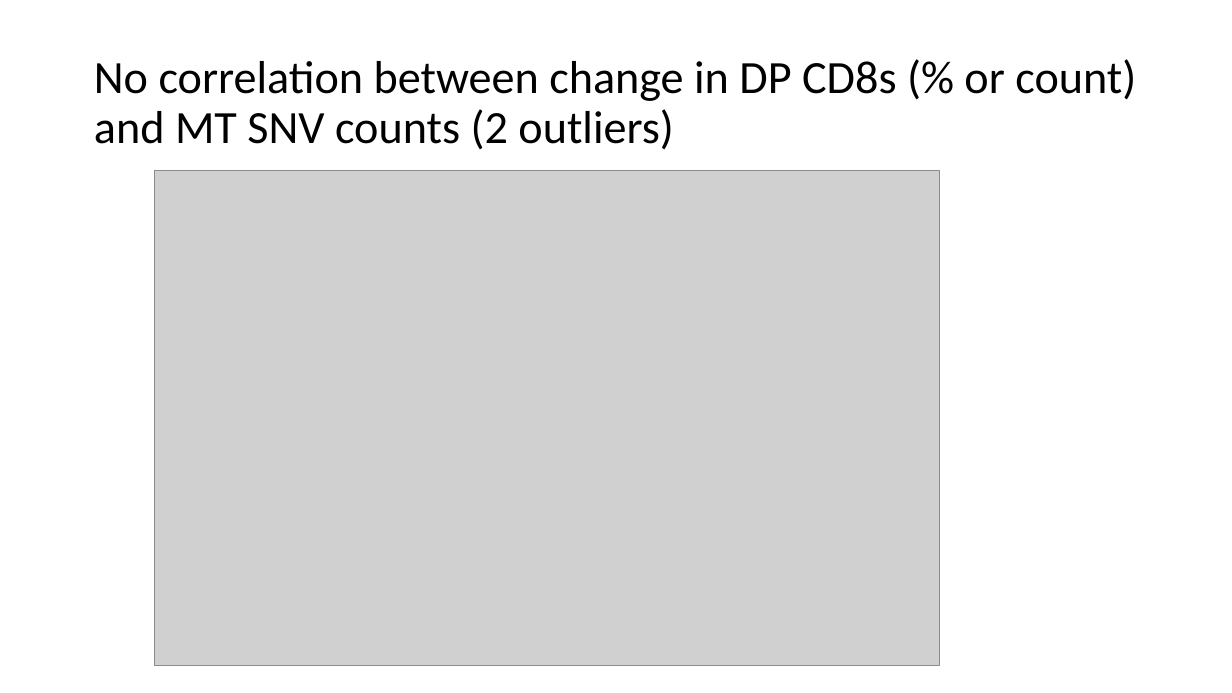
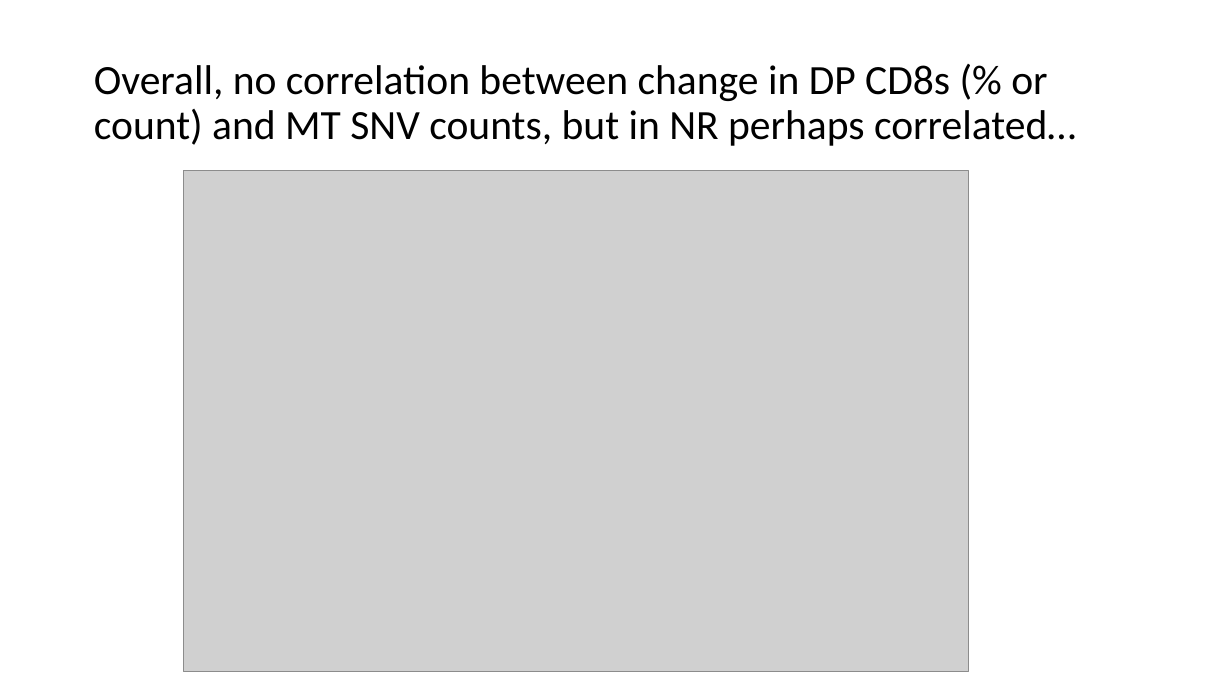
Before and after one commit to tybottorff/bottorffdocs, a slide deck: slide 4 of presentations/weekly_meetings/9_12_24.pptx (slide 3 before the commit). Drawn at 1232x693 pixels with LibreOffice and Linux fonts; fonts in the diff are those of the drawing; grey boxes stand for pictures. Boxes give left, top, right and bottom in pixels: in the first picture for what was removed or moved away, otherwise in the second. Text is boxed around its words. In the diff, an @@ line names an element or a change of style, - is before the commit and + after.

```diff
--- a/presentations/weekly_meetings/9_12_24.pptx
+++ b/presentations/weekly_meetings/9_12_24.pptx
@@ title at [94,65,1076,146]: text changed; size 36 to 32.4 pt @@
-No correlation between change in DP CD8s (% or count) and MT SNV counts (2 outliers)
+Overall, no correlation between change in DP CD8s (% or count) and MT SNV counts, but in NR perhaps correlated…
@@ picture: place and size @@
-picture at [154,171,940,665]
+picture at [183,171,969,672]
```
Also in this commit, not shown: 2 other slides changed.
